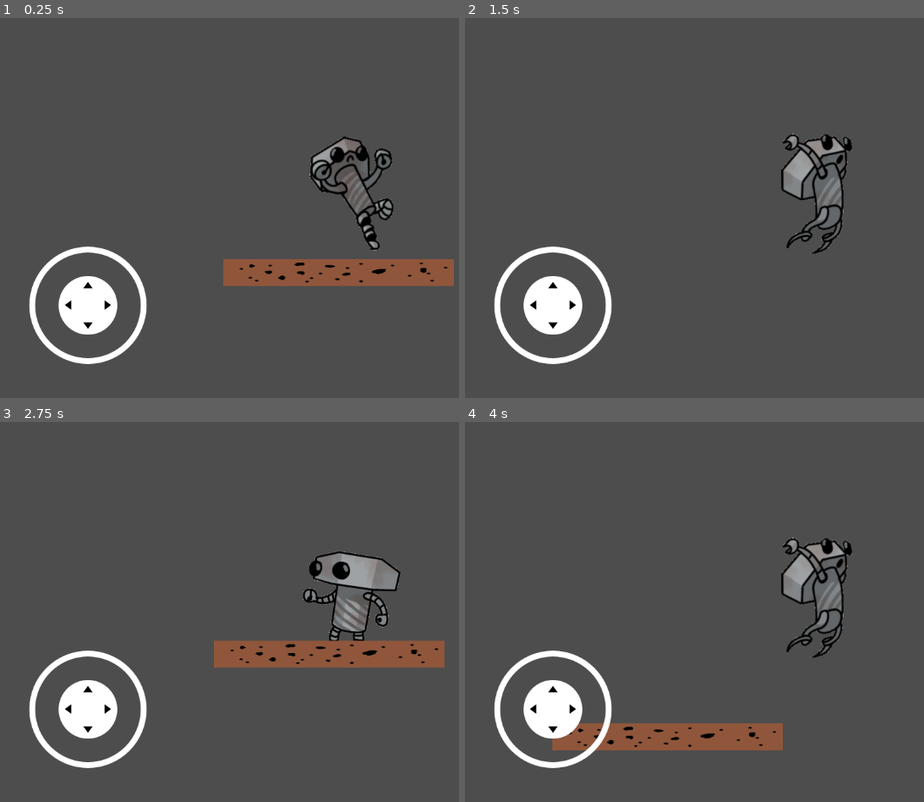
Above: before the commit, frames 1-4 (two rows, left to right).
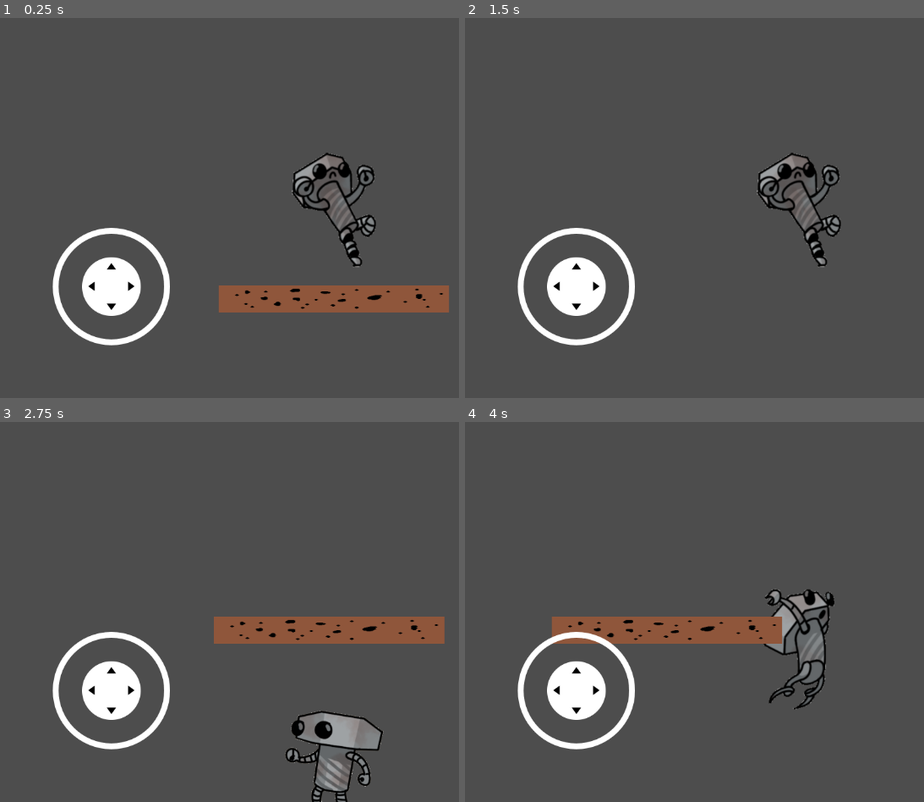
Above: after the commit, the same moments.

Repository: maxi-rv/DVB-Clinica-2024-Siena
Game: Godot game, scene res://scenes/test.tscn
Two runs of this game, one before a commit and one after it. Both use one fixed random seed, a clock stepped at 60 frames per second and the inputs below.
Inputs (mouse positions are in pixels of both pictures, inside the frame that each line leads up to):
- Up to frame 1 (0.25 s): no input
- Up to frame 2 (1.5 s): move the mouse to (outside the picture) at 0.52 s; hold Right (ui_right) 0.53-1.25 s; click (outside the picture) at 0.67 s; tap Up (ui_up) at 0.77 s; drag from (666, 227) to (767, 284) at 1.27 s
- Up to frame 3 (2.75 s): move the mouse to (403, 528) at 2.02 s; hold Left (ui_left) from 2.03 s (still down)
- Up to frame 4 (4 s): release Left (ui_left) at 2.75 s; drag from (767, 688) to (598, 555) at 2.77 s; tap Enter at 3.5 s; move the mouse to (outside the picture) at 3.52 s; hold Right (ui_right) from 3.53 s (still down); tap Up (ui_up) at 3.77 s

The runs differ from the first frame. In frame 1, 14% of the frame differs, in the area x 6-99%, y 31-92%; in frame 2, 7.2%; in frame 3, 15%, in the area x 6-97%, y 33-100%; in frame 4, 14%.

Commit message:
players script adjustments + test scene changes + platform scene node created

Diff:
--- /dev/null
+++ b/scenes/platform.tscn
@@ -0,0 +1,17 @@
+[gd_scene load_steps=3 format=3 uid="uid://hsy2d783flps"]
+
+[ext_resource type="Texture2D" uid="uid://80u76ybv8ktm" path="res://assets/platform.png" id="1_7y3h0"]
+
+[sub_resource type="RectangleShape2D" id="RectangleShape2D_tiyja"]
+size = Vector2(390, 41)
+
+[node name="Platform" type="StaticBody2D"]
+position = Vector2(600, 500)
+
+[node name="CollisionShape2D" type="CollisionShape2D" parent="."]
+shape = SubResource("RectangleShape2D_tiyja")
+one_way_collision = true
+
+[node name="Sprite2D" type="Sprite2D" parent="."]
+scale = Vector2(1.53516, 0.71875)
+texture = ExtResource("1_7y3h0")
--- a/scenes/player.tscn
+++ b/scenes/player.tscn
@@ -54,10 +54,9 @@
 radius = 77.0
 height = 156.0
 
-[node name="Player" type="CharacterBody2D" node_paths=PackedStringArray("joystick_left")]
+[node name="Player" type="CharacterBody2D"]
 position = Vector2(600, 300)
 script = ExtResource("1_jwqpr")
-joystick_left = NodePath("")
 
 [node name="AnimatedSprite2D" type="AnimatedSprite2D" parent="."]
 sprite_frames = SubResource("SpriteFrames_53rmx")
@@ -70,10 +69,15 @@
 shape = SubResource("CapsuleShape2D_kfetn")
 
 [node name="Camera2D" type="Camera2D" parent="."]
-position = Vector2(-600, -300)
-anchor_mode = 0
+position = Vector2(6, -4)
+limit_bottom = 800
 
 [node name="UI" type="CanvasLayer" parent="Camera2D"]
 
 [node name="Virtual joystick left" parent="Camera2D/UI" instance=ExtResource("6_5h8vu")]
+offset_left = 40.0
+offset_top = -340.0
+offset_right = 340.0
+offset_bottom = -40.0
+joystick_mode = 1
 metadata/_edit_use_anchors_ = true
--- a/scenes/test.tscn
+++ b/scenes/test.tscn
@@ -1,13 +1,13 @@
 [gd_scene load_steps=5 format=3 uid="uid://bq2sqb1u1l5ve"]
 
-[ext_resource type="PackedScene" uid="uid://c5ye3m87s86sj" path="res://scenes/demo_music.tscn" id="1_maudg"]
+[ext_resource type="PackedScene" uid="uid://crfjsqtytbfgi" path="res://scenes/demo_music.tscn" id="1_maudg"]
 [ext_resource type="PackedScene" uid="uid://b0k6x1jw8gn7f" path="res://scenes/player.tscn" id="2_i5teq"]
-[ext_resource type="Texture2D" uid="uid://80u76ybv8ktm" path="res://assets/platform.png" id="4_bqtt3"]
+[ext_resource type="PackedScene" uid="uid://hsy2d783flps" path="res://scenes/platform.tscn" id="3_w124i"]
 
-[sub_resource type="RectangleShape2D" id="RectangleShape2D_tiyja"]
-size = Vector2(390, 41)
+[sub_resource type="WorldBoundaryShape2D" id="WorldBoundaryShape2D_f7n31"]
 
 [node name="Test" type="Node2D"]
+position = Vector2(0, 7)
 
 [node name="DemoMusic" parent="." instance=ExtResource("1_maudg")]
 
@@ -15,13 +15,12 @@
 
 [node name="Platforms" type="Node2D" parent="."]
 
-[node name="StaticBody2D" type="StaticBody2D" parent="Platforms"]
+[node name="Platform" parent="Platforms" instance=ExtResource("3_w124i")]
 
-[node name="CollisionShape2D" type="CollisionShape2D" parent="Platforms/StaticBody2D"]
-position = Vector2(576, 467.5)
-shape = SubResource("RectangleShape2D_tiyja")
+[node name="World Limits" type="Node" parent="."]
 
-[node name="Sprite2D" type="Sprite2D" parent="Platforms/StaticBody2D"]
-position = Vector2(577.5, 467)
-scale = Vector2(1.53516, 0.71875)
-texture = ExtResource("4_bqtt3")
+[node name="BottomLimit" type="StaticBody2D" parent="World Limits"]
+position = Vector2(0, 800)
+
+[node name="CollisionShape2D" type="CollisionShape2D" parent="World Limits/BottomLimit"]
+shape = SubResource("WorldBoundaryShape2D_f7n31")
--- a/scripts/player.gd
+++ b/scripts/player.gd
@@ -2,8 +2,8 @@
 
 # Should change to "const" after adjusting the gameplay?
 @export var speed : float = 500
-@export var jump_velocity : float = -750
-@export var jump_modifier_Up : float = 1 # Higher value could help with "floaty" feeling.
+@export var jump_velocity : float = -1000
+@export var jump_modifier_Up : float = 1.5 # Higher value could help with "floaty" feeling.
 @export var jump_modifier_down : float = 3 # Affects gravity ONLY when inputing "Down" on a jump.
 
 ## Reference to the left joystick for input.
